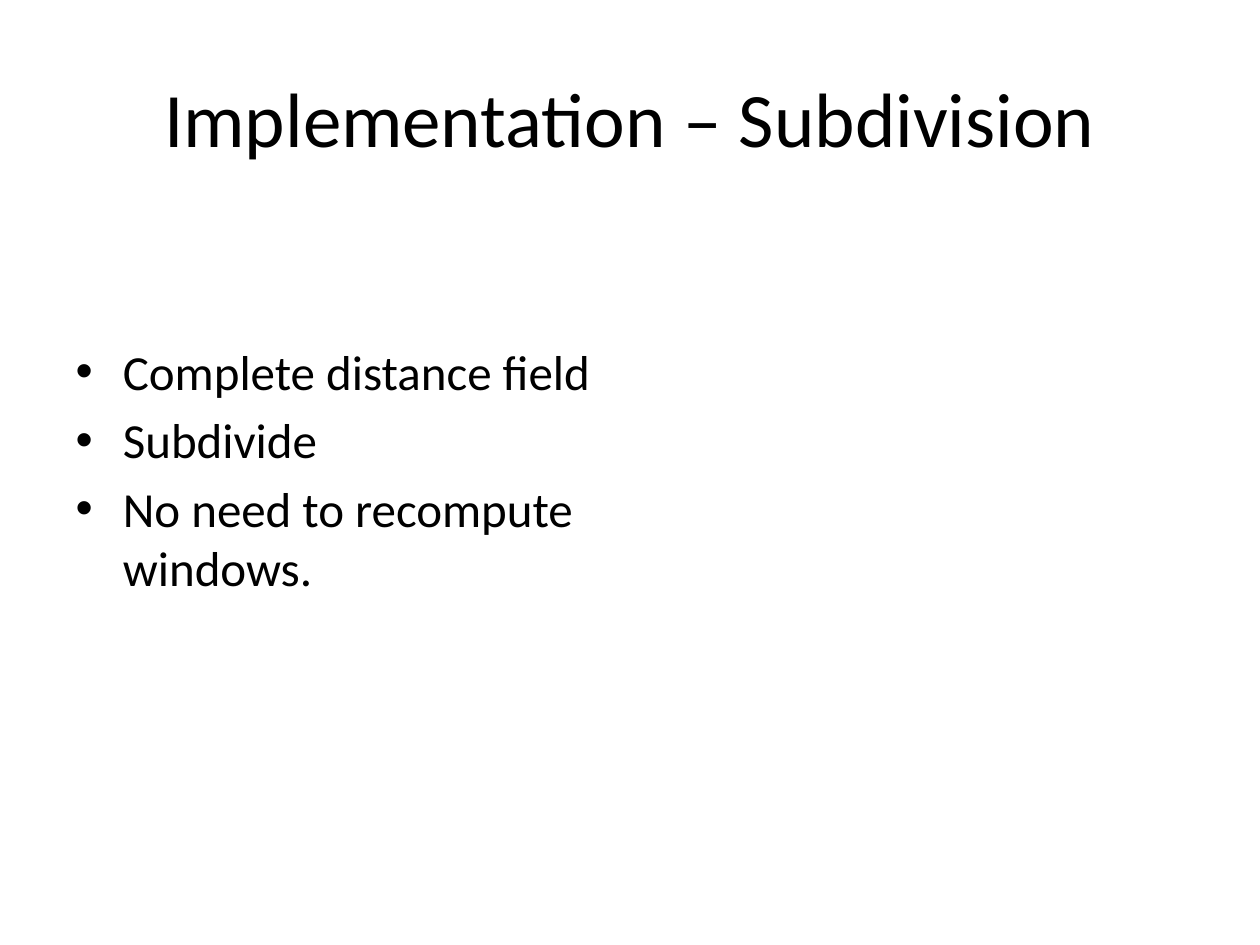
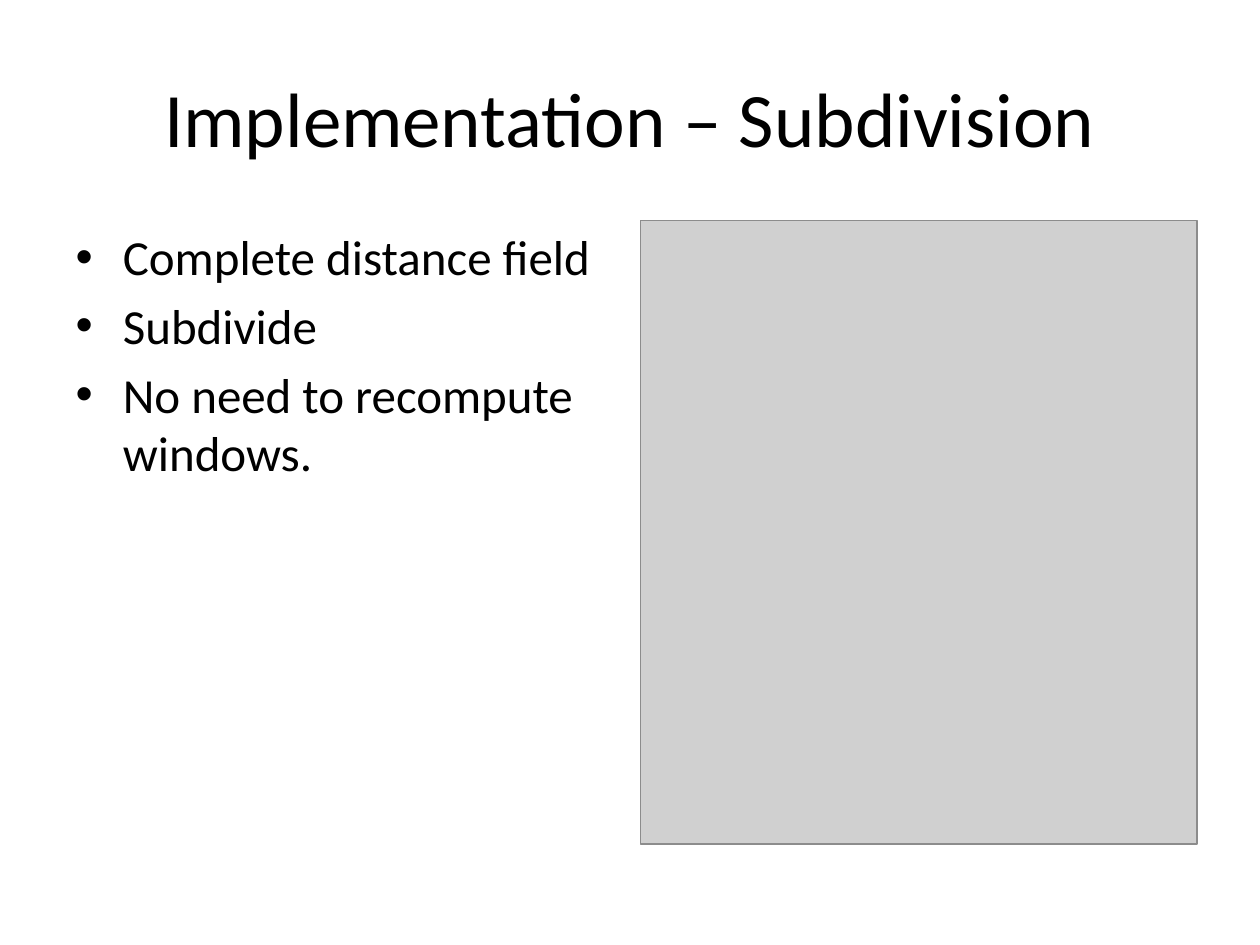
Before and after one commit to jcaille/INF555_Project, a slide deck: slide 20 of presentation.pptx (slide 18 before the commit). Drawn at 1260x945 pixels with LibreOffice and Linux fonts; fonts in the diff are those of the drawing; grey boxes stand for pictures. Boxes give left, top, right and bottom in pixels: in the first picture for what was removed or moved away, otherwise in the second. Text is boxed around its words. In the diff, an @@ line names an element or a change of style, - is before the commit and + after.

```diff
--- a/presentation.pptx
+++ b/presentation.pptx
@@ text "Complete distance field" at <box>123,241,590,472</box>: vertical alignment middle to top @@
@@ picture added at <box>640,220,1197,844</box> @@
```
Also in this commit, not shown: 19 other slides changed, 4 slides added, 3 other files.
